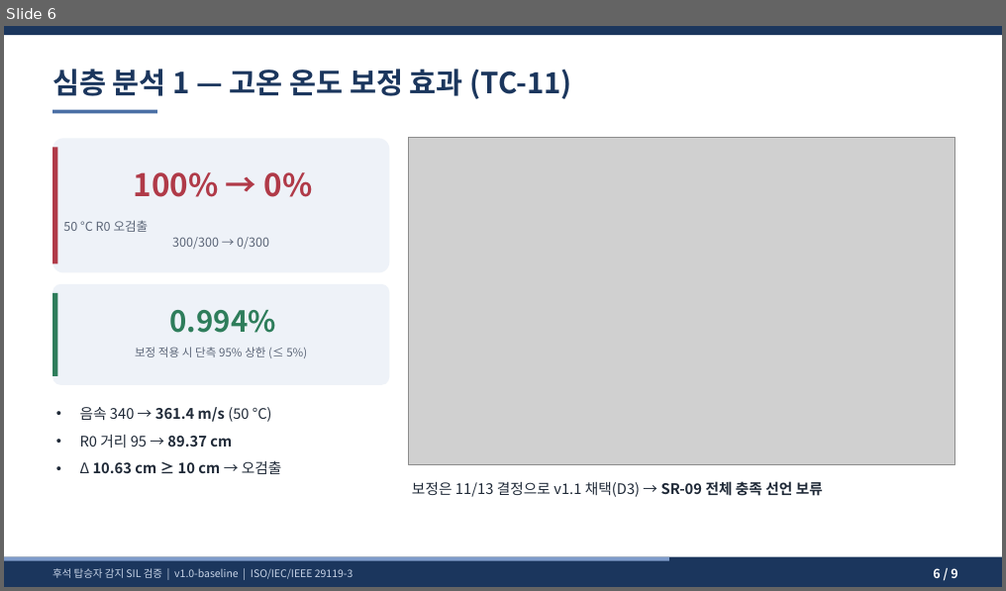
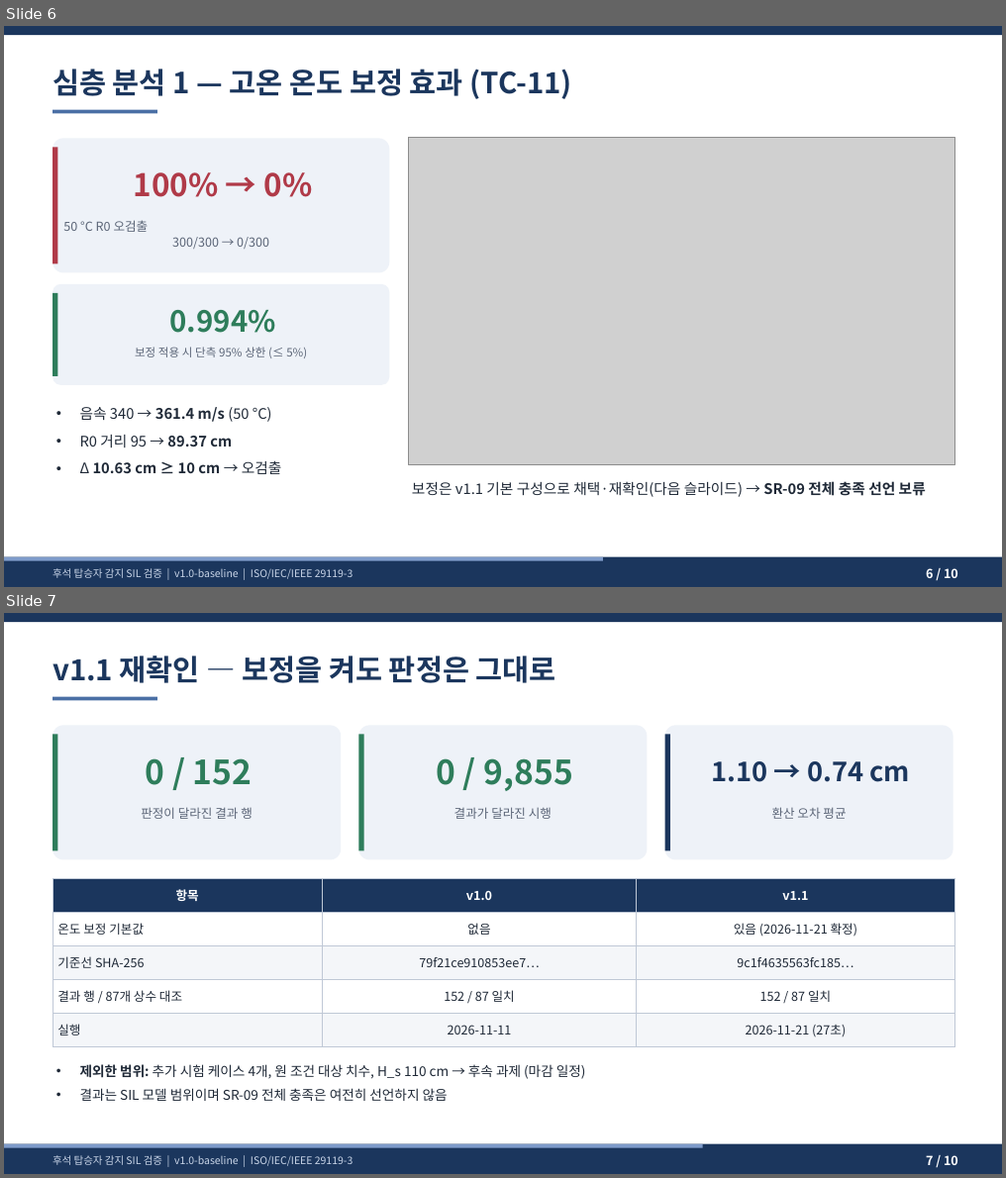
Before and after one commit to yooksoo828-prog/rear-seat-occupant-sil-verification, a slide deck: deliverables/후석탑승자감지_SIL검증_발표자료_v1.0.pptx. Shown one above the other, each under a label of ours: slide 6 before the commit, slides 6 and 7 after it. The pictures are 1006x591 and 1006x1178 pixels, drawn with LibreOffice and Linux fonts; fonts in the diff are those of the drawing; grey boxes stand for pictures. Boxes give left, top, right and bottom in pixels: in the first picture for what was removed or moved away, otherwise in the second. Text is boxed around its words. In the diff, an @@ line names an element or a change of style, - is before the commit and + after.

```diff
--- a/deliverables/후석탑승자감지_SIL검증_발표자료_v1.0.pptx
+++ b/deliverables/후석탑승자감지_SIL검증_발표자료_v1.0.pptx
@@ slide 7 added at (x1=4, y1=613, x2=1002, y2=1174), background #FFFFFF @@
@@ rectangle added at (x1=4, y1=613, x2=1002, y2=622), fill #1B365D @@
@@ text added at (x1=53, y1=656, x2=556, y2=683), 28 pt, text #1B365D, bold @@
+v1.1 재확인 — 보정을 켜도 판정은 그대로
@@ rectangle added at (x1=53, y1=697, x2=157, y2=700), fill #4A6FA5 @@
@@ rounded rectangle added at (x1=53, y1=725, x2=341, y2=861), fill #EEF2F8 @@
@@ rounded rectangle added at (x1=358, y1=725, x2=648, y2=861), fill #EEF2F8 @@
@@ rounded rectangle added at (x1=665, y1=725, x2=953, y2=861), fill #EEF2F8 @@
@@ rectangle added at (x1=53, y1=735, x2=57, y2=851), fill #2E7D5B @@
@@ text added at (x1=146, y1=759, x2=252, y2=785), 32 pt, text #2E7D5B, bold @@
+0 / 152
@@ rectangle added at (x1=358, y1=735, x2=364, y2=851), fill #2E7D5B @@
@@ text added at (x1=437, y1=759, x2=573, y2=791), 32 pt, text #2E7D5B, bold @@
+0 / 9,855
@@ rectangle added at (x1=665, y1=735, x2=670, y2=851), fill #1B365D @@
@@ text added at (x1=711, y1=761, x2=911, y2=782), 26 pt, text #1B365D, bold @@
+1.10 → 0.74 cm
@@ text added at (x1=141, y1=807, x2=252, y2=819), 12 pt, text #5B6577 @@
+판정이 달라진 결과 행
@@ text added at (x1=454, y1=807, x2=551, y2=819), 12 pt, text #5B6577 @@
+결과가 달라진 시행
@@ text added at (x1=772, y1=807, x2=846, y2=819), 12 pt, text #5B6577 @@
+환산 오차 평균
@@ table added at (x1=53, y1=878, x2=954, y2=1048), 5 rows, 3 columns @@
+항목 | v1.0 | v1.1
+온도 보정 기본값 | 없음 | 있음 (2026-11-21 확정)
+기준선 SHA-256 | 79f21ce910853ee7… | 9c1f4635563fc185…
+결과 행 / 87개 상수 대조 | 152 / 87 일치 | 152 / 87 일치
+실행 | 2026-11-11 | 2026-11-21 (27초)
@@ text added at (x1=80, y1=1064, x2=586, y2=1101), 13 pt, text #1F2937 @@
+• 제외한 범위: 추가 시험 케이스 4개, 원 조건 대상 치수, H_s 110 cm → 후속 과제 (마감 일정)
+• 결과는 SIL 모델 범위이며 SR-09 전체 충족은 여전히 선언하지 않음
@@ rectangle added at (x1=4, y1=1145, x2=1002, y2=1174), fill #1B365D @@
@@ rectangle added at (x1=4, y1=1145, x2=703, y2=1149), fill #7F9CCB @@
@@ text added at (x1=53, y1=1156, x2=353, y2=1166), 10 pt, text #C9D5E8 @@
+후석 탑승자 감지 SIL 검증 | v1.0-baseline | ISO/IEC/IEEE 29119-3
@@ text added at (x1=926, y1=1156, x2=958, y2=1165), 12 pt, text #FFFFFF, bold @@
+7 / 10
@@ slide 6 changed as well @@
@@ text at (x1=412, y1=481, x2=926, y2=497): text changed @@
-보정은 11/13 결정으로 v1.1 채택(D3) → SR-09 전체 충족 선언 보류
+보정은 v1.1 기본 구성으로 채택·재확인(다음 슬라이드) → SR-09 전체 충족 선언 보류
@@ rectangle resized from (x1=4, y1=558, x2=669, y2=562) to (x1=4, y1=558, x2=603, y2=562) @@
@@ text at (x1=926, y1=569, x2=958, y2=578): text changed @@
-6 / 9
+6 / 10
```
Also in this commit, not shown: 8 other slides changed, 6 other files.
